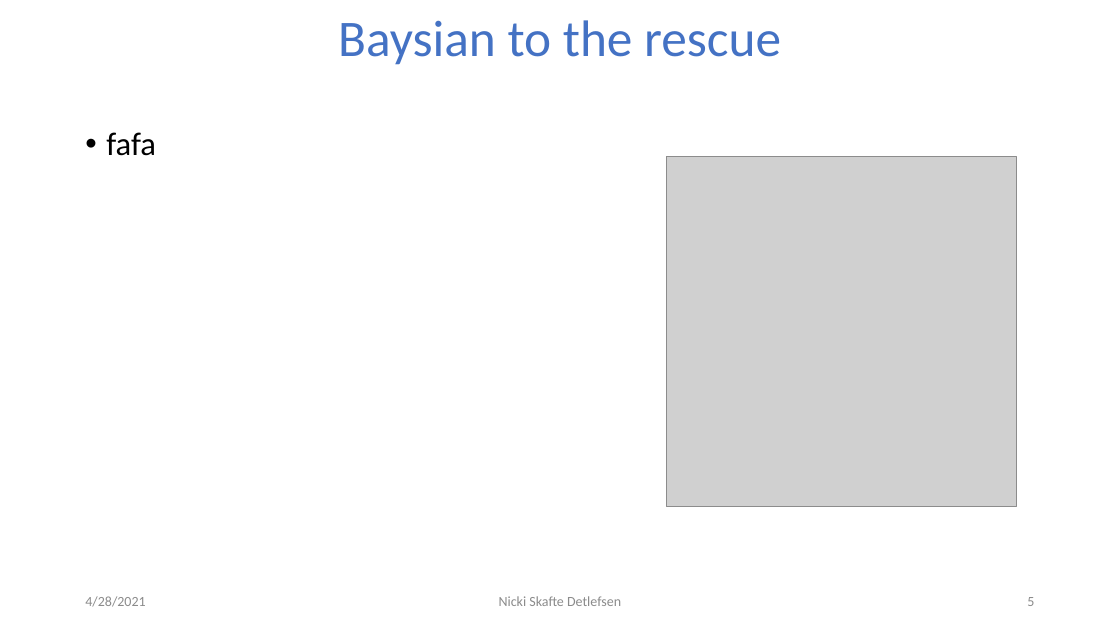
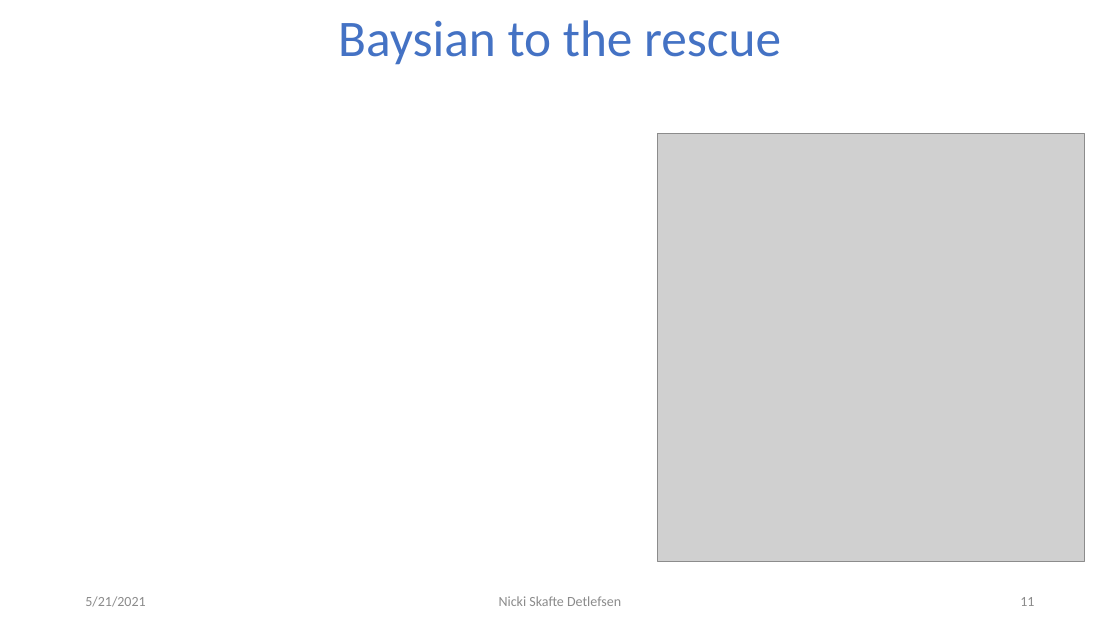
Before and after one commit to DeepEasterbunny/dtu_mlops, a slide deck: slide 11 of 09_crossvalidation_at_scale/Hyperparameters.pptx (slide 5 before the commit). Drawn at 1120x630 pixels with LibreOffice and Linux fonts; fonts in the diff are those of the drawing; grey boxes stand for pictures; background and template pictures are left out. Boxes give left, top, right and bottom in pixels: in the first picture for what was removed or moved away, otherwise in the second. Text is boxed around its words. In the diff, an @@ line names an element or a change of style, - is before the commit and + after.

```diff
--- a/09_crossvalidation_at_scale/Hyperparameters.pptx
+++ b/09_crossvalidation_at_scale/Hyperparameters.pptx
@@ text removed at [106, 132, 156, 156] @@
-• fafa
@@ picture: place and size @@
-picture at [666, 156, 1017, 507]
+picture at [658, 134, 1086, 561]
@@ text at [85, 596, 145, 607]: text changed @@
-4/28/2021
+5/21/2021
@@ page number at [1020, 597, 1034, 606]: text changed @@
-5
+11
```
Also in this commit, not shown: 6 other slides changed, 7 slides added, 2 other files.
